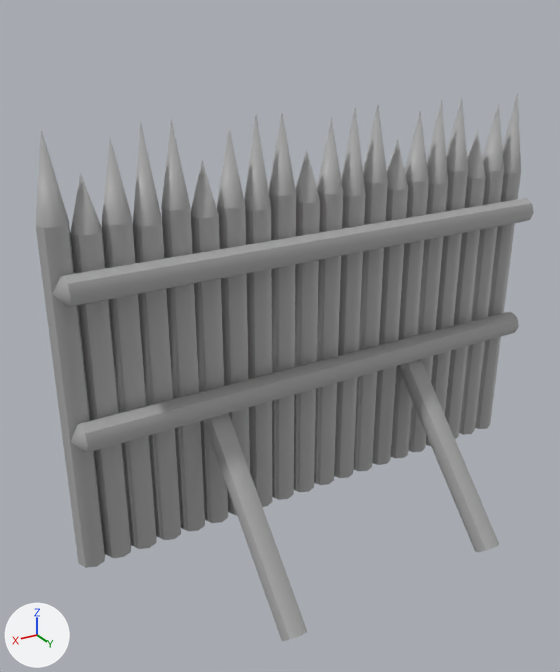
One commit to the FBX model Content/ART/FERRON/1-Models/Baricades/SM_Baricades_001.fbx: the scene before it, then after it.
Camera for both pictures: a camera (50 mm lens) standing at (1.53, 2.01, 1.85) and looking at (0.24, -0.14, 0.77). Lighting does not change. The marker at lower left points along +X, +Y and +Z. Where no turn or scale is listed for an object, it has been applied to the vertices. Vertices at the same position are counted once.

Names of what the first picture shows: 'SM_Baricade_001'.
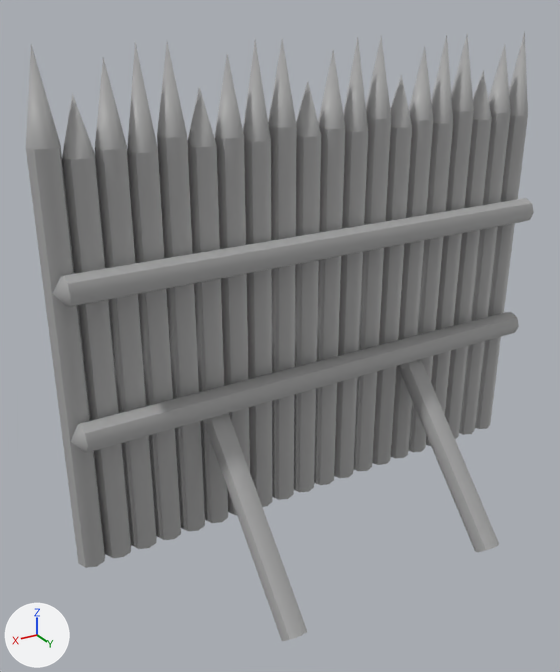
The newer file is also rescaled (x1.125) as a whole; pictures and numbers use the older file's frame.

The change, as a list of edits to the scene's bpy script:
```text
Change me_mesh:
    where me_mesh.from_pydata(...)  # 421 vertices, 416 faces; spans x -1.0..1.0, y -0.33..0.33, z -0.17..1.52
    used by ob_sm_baricade_001; location = (0.0, 0.0, 0.0)
    me_mesh part 1: all 180 vertices in x -1.0..1.0, y -0.33..-0.23, z 1.2..1.52 are moved by (0.0, 0.0, 0.23)
```

Boxes (x1, y1, x2, y2) around the edits, measured in the pictures (560 x 672 px; the box of a moved part takes in the faces that stretch with it):
'SM_Baricade_001', reshaped (11% taller)
    before: (36, 93, 534, 641)
    after: (26, 32, 534, 641)
part 1 of me_mesh, moved or reshaped
    before: (36, 93, 521, 413)
    after: (26, 32, 528, 413)
